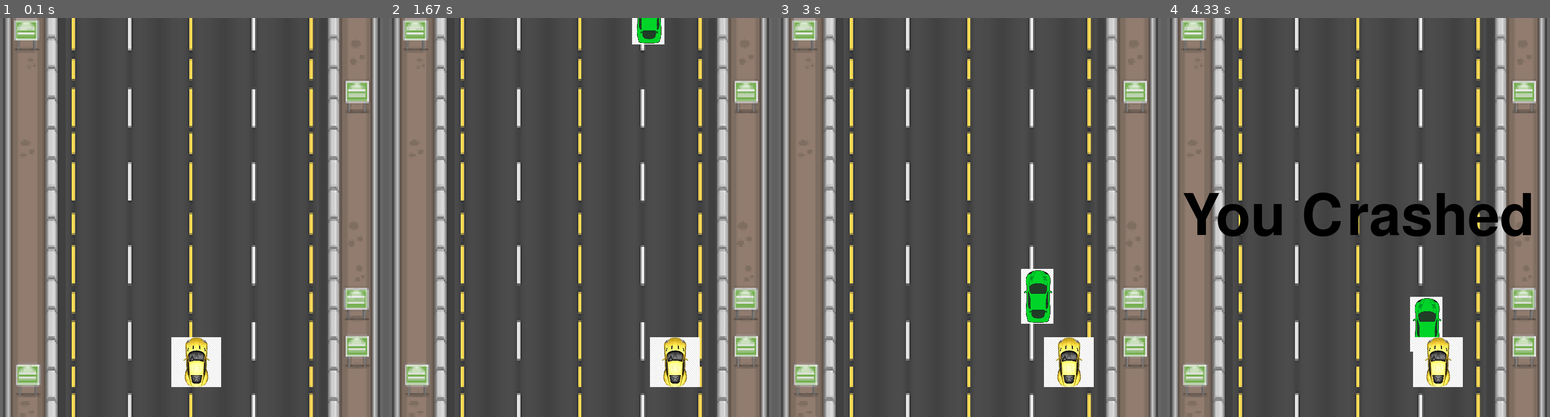
Above: before the commit, frames 1-4 (left to right).
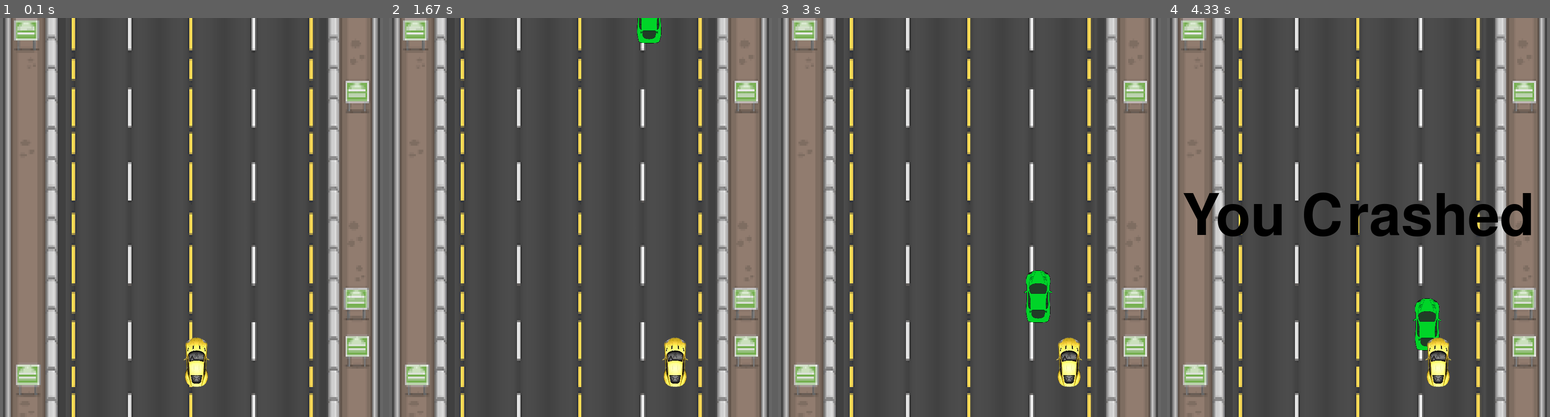
Above: after the commit, the same moments.

Repository: nazarivankevych/pygame_race
Game: pygame game, started from main.py
Same seed, same stepped clock (60 frames per second), same inputs: the game is played once before the commit and once after it.
Inputs:
- Up to frame 1 (0.1 s): no input
- Up to frame 2 (1.67 s): hold Right 0.33-0.8 s; hold Right 0.83-1.3 s; hold Left from 1.33 s (still down)
- Up to frame 3 (3 s): release Left at 1.87 s; hold Left 1.9-2.3 s; hold Right 2.33-2.97 s
- Up to frame 4 (4.33 s): hold Left 3-3.47 s

The runs differ from the first frame. In frame 1, 1.0% of the frame differs, in the area x 44-58%, y 80-93%; in frame 2, 1.2%; in frame 3, 1.4%, in the area x 63-83%, y 62-93%; in frame 4, 1.3%.

Commit message:
Remove background from image for better view.

Diff:
--- a/main.py
+++ b/main.py
@@ -24,7 +24,7 @@
 # FPS of screen
 game_clock = pygame.time.Clock()
 # Sprite for car
-carImg = pygame.image.load('img/car.jpeg')
+carImg = pygame.image.load('img/car.png')
 carImg = pygame.transform.scale(carImg, (obj_width, obj_height))
 # time for finish
 count_time = 5
Binary file changed: img/ball.png
Binary file removed: img/car.jpeg
Binary file added: img/car.png
Binary file changed: img/car2.png
Binary file changed: img/car3.png
Binary file removed: img/tree.jpeg
Binary file added: img/tree.png
